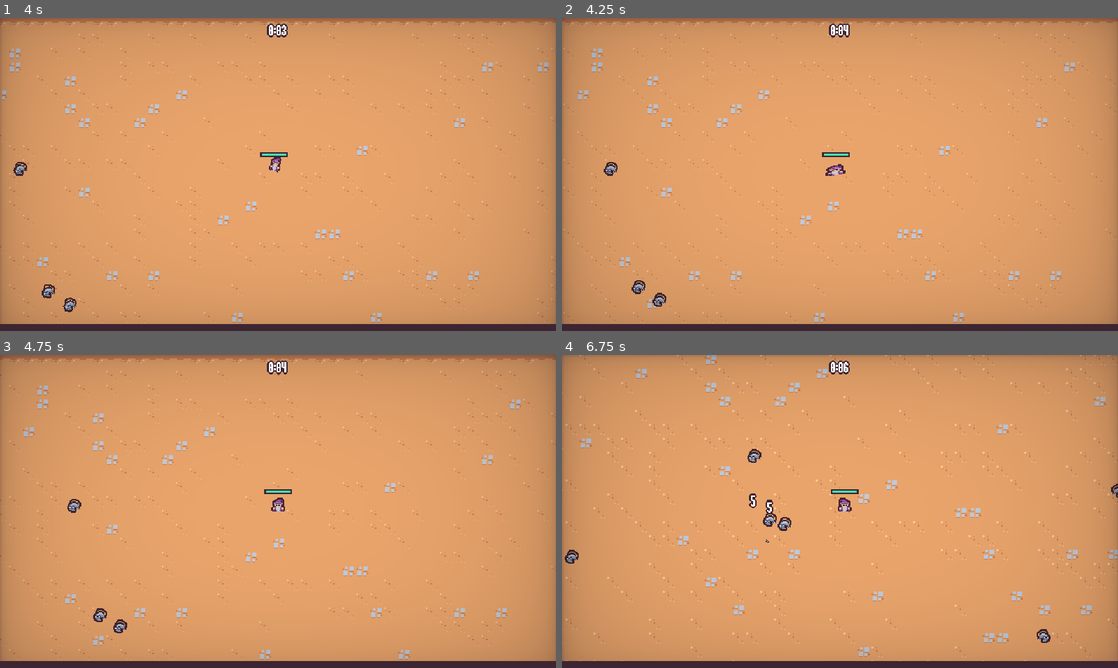
Above: before the commit, frames 1-4 (two rows, left to right).
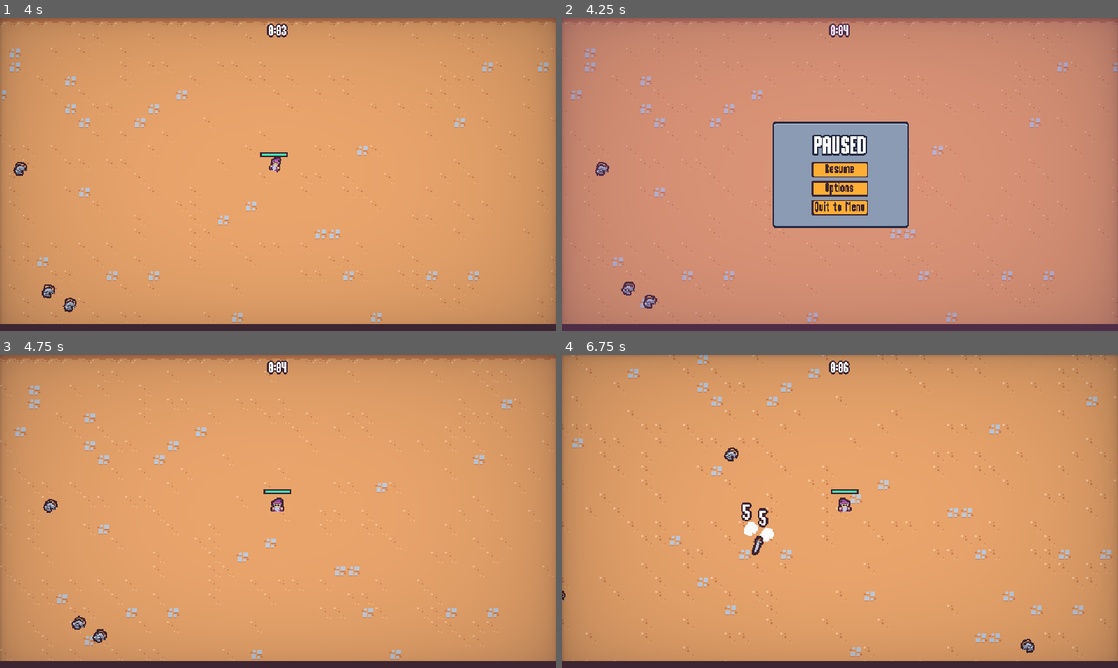
Above: after the commit, the same moments.

Repository: camd67/survivors-clone
Game: Godot game, scene res://scenes/main/main.tscn
Same seed, same stepped clock (60 frames per second), same inputs: the game is played once before the commit and once after it. This scene is started directly instead of the project's main scene.
Inputs (mouse positions are in pixels of both pictures, inside the frame that each line leads up to):
- Up to frame 1 (4 s): move the mouse to (400, 158) at 0.52 s; press the mouse at (400, 158) at 0.53 s; hold D (move_right) 0.53-1.28 s; move the mouse to (166, 190) at 1.27 s; release the mouse at (166, 190) at 1.28 s; hold S (move_down) 1.28-2.03 s; click (166, 190) at 1.35 s; move the mouse to (333, 105) at 2.02 s; press the mouse at (333, 105) at 2.03 s; hold D (move_right) 2.03-2.78 s; move the mouse to (250, 237) at 2.77 s; release the mouse at (250, 237) at 2.78 s; hold W (move_up) 2.78-3.53 s; click (250, 237) at 2.85 s; move the mouse to (444, 221) at 3.52 s; press the mouse at (444, 221) at 3.53 s; hold A (move_left) from 3.53 s (still down)
- Up to frame 2 (4.25 s): keep holding A (move_left); tap Escape (pause, bound only after the commit) at 4.15 s
- Up to frame 3 (4.75 s): release A (move_left) at 4.25 s; release the mouse at (444, 558) at 4.25 s; click (278, 505) at 4.25 s, where only the run after the commit has a clickable "Resume"
- Up to frame 4 (6.75 s): move the mouse to (673, 464) at 5.02 s; hold A (move_left) 5.03-5.78 s; click (673, 464) at 5.1 s; move the mouse to (867, 511) at 5.77 s; press the mouse at (867, 511) at 5.78 s; hold S (move_down) 5.78-6.53 s; move the mouse to (756, 433) at 6.52 s; release the mouse at (756, 433) at 6.53 s; hold D (move_right) from 6.53 s (still down); click (756, 433) at 6.6 s

Frame 1 is identical in both runs. In frame 2, 12% of the frame differs, in the area x 0-100%, y 1-98%; in frame 3, 4.5%; in frame 4, 5.5%.

Commit message:
Lesson 65: Pause menu

Diff:
--- a/project.godot
+++ b/project.godot
@@ -68,6 +68,12 @@
 "events": [Object(InputEventMouseButton,"resource_local_to_scene":false,"resource_name":"","device":-1,"window_id":0,"a …(256 unchanged characters)…
 ]
 }
+pause={
+"deadzone": 0.5,
+"events": [Object(InputEventKey,"resource_local_to_scene":false,"resource_name":"","device":-1,"window_id":0,"alt_pressed":false,"shift_pressed":false,"ctrl_pressed":false,"meta_pressed":false,"pressed":false,"keycode":0,"physical_keycode":4194305,"key_label":0,"unicode":0,"echo":false,"script":null)
+, Object(InputEventKey,"resource_local_to_scene":false,"resource_name":"","device":-1,"window_id":0,"alt_pressed":false,"shift_pressed":false,"ctrl_pressed":false,"meta_pressed":false,"pressed":false,"keycode":0,"physical_keycode":80,"key_label":0,"unicode":112,"echo":false,"script":null)
+]
+}
 
 [layer_names]
 
--- a/scenes/main/main.gd
+++ b/scenes/main/main.gd
@@ -2,8 +2,16 @@
 
 @export var end_screen_scene: PackedScene
 
+var pause_menu_scene = preload("res://scenes/ui/pause_menu.tscn")
+
 func _ready():
 	%Player.health_component.died.connect(on_player_died)
+
+
+func _unhandled_input(event):
+	if event.is_action_pressed("pause"):
+		add_child(pause_menu_scene.instantiate())
+		get_tree().root.set_input_as_handled()
 
 
 func on_player_died():
--- a/scenes/ui/options_menu.tscn
+++ b/scenes/ui/options_menu.tscn
@@ -6,6 +6,7 @@
 [ext_resource type="PackedScene" uid="uid://wval5bn6sme2" path="res://scenes/ui/sound_button.tscn" id="3_u1fqw"]
 
 [node name="OptionsMenu" type="CanvasLayer"]
+layer = 2
 script = ExtResource("1_hip4k")
 
 [node name="TileMap" type="TileMap" parent="."]
@@ -102,4 +103,4 @@
 text = "Back"
 
 [node name="Vignette" parent="." instance=ExtResource("2_geqm1")]
-layer = 2
+layer = 3
--- /dev/null
+++ b/scenes/ui/pause_menu.gd
@@ -0,0 +1,66 @@
+extends CanvasLayer
+
+@onready var panel_container = %PanelContainer
+@onready var resume_button = %ResumeButton
+@onready var options_button = %OptionsButton
+@onready var quit_button = %QuitButton
+
+var options_menu_scene = preload("res://scenes/ui/options_menu.tscn")
+var is_closing = false
+
+func _ready():
+	get_tree().paused = true
+
+	panel_container.pivot_offset = panel_container.size / 2
+
+	resume_button.pressed.connect(on_resume_pressed)
+	options_button.pressed.connect(on_options_pressed)
+	quit_button.pressed.connect(on_quit_pressed)
+
+
+	$AnimationPlayer.play("default")
+	var tween = create_tween()
+	tween.tween_property(panel_container, "scale", Vector2.ZERO, 0)
+	tween.tween_property(panel_container, "scale", Vector2.ONE, .3)\
+	.set_ease(Tween.EASE_OUT).set_trans(Tween.TRANS_BACK)
+
+
+func _unhandled_input(event):
+	if event.is_action_pressed("pause"):
+		close()
+		get_tree().root.set_input_as_handled()
+
+
+func close():
+	if is_closing:
+		return
+
+	is_closing = true
+	$AnimationPlayer.play_backwards("default")
+	var tween = create_tween()
+	tween.tween_property(panel_container, "scale", Vector2.ONE, 0)
+	tween.tween_property(panel_container, "scale", Vector2.ZERO, .3)\
+	.set_ease(Tween.EASE_IN).set_trans(Tween.TRANS_BACK)
+
+	await tween.finished
+	get_tree().paused = false
+	queue_free()
+
+
+func on_resume_pressed():
+	close()
+
+
+func on_options_pressed():
+	var options_menu = options_menu_scene.instantiate()
+	add_child(options_menu)
+	options_menu.back_pressed.connect(on_options_back_pressed.bind(options_menu))
+
+
+func on_options_back_pressed(options_menu: Node):
+	options_menu.queue_free()
+
+
+func on_quit_pressed():
+	get_tree().paused = false
+	get_tree().change_scene_to_file("res://scenes/ui/main_menu.tscn")
--- /dev/null
+++ b/scenes/ui/pause_menu.tscn
@@ -0,0 +1,114 @@
+[gd_scene load_steps=6 format=3 uid="uid://b3obk6imgsy8v"]
+
+[ext_resource type="Script" path="res://scenes/ui/pause_menu.gd" id="1_axntq"]
+[ext_resource type="PackedScene" uid="uid://wval5bn6sme2" path="res://scenes/ui/sound_button.tscn" id="3_v7nbx"]
+
+[sub_resource type="Animation" id="Animation_wfgax"]
+length = 0.001
+tracks/0/type = "value"
+tracks/0/imported = false
+tracks/0/enabled = true
+tracks/0/path = NodePath("ColorRect:modulate")
+tracks/0/interp = 1
+tracks/0/loop_wrap = true
+tracks/0/keys = {
+"times": PackedFloat32Array(0),
+"transitions": PackedFloat32Array(1),
+"update": 0,
+"values": [Color(1, 1, 1, 1)]
+}
+
+[sub_resource type="Animation" id="Animation_ciyjb"]
+resource_name = "default"
+length = 0.15
+step = 0.05
+tracks/0/type = "value"
+tracks/0/imported = false
+tracks/0/enabled = true
+tracks/0/path = NodePath("ColorRect:modulate")
+tracks/0/interp = 1
+tracks/0/loop_wrap = true
+tracks/0/keys = {
+"times": PackedFloat32Array(0, 0.15),
+"transitions": PackedFloat32Array(1, 1),
+"update": 0,
+"values": [Color(1, 1, 1, 0), Color(1, 1, 1, 1)]
+}
+
+[sub_resource type="AnimationLibrary" id="AnimationLibrary_q6xgu"]
+_data = {
+"RESET": SubResource("Animation_wfgax"),
+"default": SubResource("Animation_ciyjb")
+}
+
+[node name="PauseMenu" type="CanvasLayer"]
+process_mode = 3
+script = ExtResource("1_axntq")
+
+[node name="AnimationPlayer" type="AnimationPlayer" parent="."]
+autoplay = "default"
+libraries = {
+"": SubResource("AnimationLibrary_q6xgu")
+}
+
+[node name="ColorRect" type="ColorRect" parent="."]
+anchors_preset = 15
+anchor_right = 1.0
+anchor_bottom = 1.0
+grow_horizontal = 2
+grow_vertical = 2
+color = Color(0.607843, 0.298039, 0.639216, 0.352941)
+
+[node name="MarginContainer" type="MarginContainer" parent="."]
+anchors_preset = 15
+anchor_right = 1.0
+anchor_bottom = 1.0
+grow_horizontal = 2
+grow_vertical = 2
+
+[node name="PanelContainer" type="PanelContainer" parent="MarginContainer"]
+unique_name_in_owner = true
+custom_minimum_size = Vector2(180, 140)
+layout_mode = 2
+size_flags_horizontal = 4
+size_flags_vertical = 4
+
+[node name="MarginContainer" type="MarginContainer" parent="MarginContainer/PanelContainer"]
+layout_mode = 2
+theme_override_constants/margin_left = 8
+theme_override_constants/margin_top = 8
+theme_override_constants/margin_right = 8
+theme_override_constants/margin_bottom = 8
+
+[node name="VBoxContainer" type="VBoxContainer" parent="MarginContainer/PanelContainer/MarginContainer"]
+custom_minimum_size = Vector2(150, 0)
+layout_mode = 2
+size_flags_horizontal = 4
+size_flags_vertical = 4
+
+[node name="Label" type="Label" parent="MarginContainer/PanelContainer/MarginContainer/VBoxContainer"]
+layout_mode = 2
+theme_type_variation = &"BlueOutlineLabel"
+theme_override_font_sizes/font_size = 32
+text = "PAUSED"
+horizontal_alignment = 1
+
+[node name="VBoxContainer" type="VBoxContainer" parent="MarginContainer/PanelContainer/MarginContainer/VBoxContainer"]
+custom_minimum_size = Vector2(75, 0)
+layout_mode = 2
+size_flags_horizontal = 4
+
+[node name="ResumeButton" parent="MarginContainer/PanelContainer/MarginContainer/VBoxContainer/VBoxContainer" instance=ExtResource("3_v7nbx")]
+unique_name_in_owner = true
+layout_mode = 2
+text = "Resume"
+
+[node name="OptionsButton" parent="MarginContainer/PanelContainer/MarginContainer/VBoxContainer/VBoxContainer" instance=ExtResource("3_v7nbx")]
+unique_name_in_owner = true
+layout_mode = 2
+text = "Options"
+
+[node name="QuitButton" parent="MarginContainer/PanelContainer/MarginContainer/VBoxContainer/VBoxContainer" instance=ExtResource("3_v7nbx")]
+unique_name_in_owner = true
+layout_mode = 2
+text = "Quit to Menu"
--- a/scenes/ui/upgrade_screen.tscn
+++ b/scenes/ui/upgrade_screen.tscn
@@ -2,6 +2,21 @@
 
 [ext_resource type="Script" path="res://scenes/ui/upgrade_screen.gd" id="1_bi254"]
 [ext_resource type="PackedScene" uid="uid://brjlg3v265aep" path="res://scenes/ui/ability_upgrade_card.tscn" id="1_mjyih"]
+
+[sub_resource type="Animation" id="Animation_kxavy"]
+length = 0.001
+tracks/0/type = "value"
+tracks/0/imported = false
+tracks/0/enabled = true
+tracks/0/path = NodePath("ColorRect:modulate")
+tracks/0/interp = 1
+tracks/0/loop_wrap = true
+tracks/0/keys = {
+"times": PackedFloat32Array(0),
+"transitions": PackedFloat32Array(1),
+"update": 0,
+"values": [Color(1, 1, 1, 1)]
+}
 
 [sub_resource type="Animation" id="Animation_jd48e"]
 resource_name = "in"
@@ -18,21 +33,6 @@
 "transitions": PackedFloat32Array(1, 1),
 "update": 0,
 "values": [Color(1, 1, 1, 0), Color(1, 1, 1, 1)]
-}
-
-[sub_resource type="Animation" id="Animation_kxavy"]
-length = 0.001
-tracks/0/type = "value"
-tracks/0/imported = false
-tracks/0/enabled = true
-tracks/0/path = NodePath("ColorRect:modulate")
-tracks/0/interp = 1
-tracks/0/loop_wrap = true
-tracks/0/keys = {
-"times": PackedFloat32Array(0),
-"transitions": PackedFloat32Array(1),
-"update": 0,
-"values": [Color(1, 1, 1, 1)]
 }
 
 [sub_resource type="Animation" id="Animation_qsuel"]
